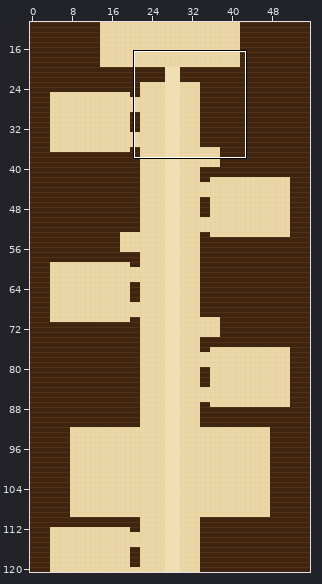
Level history. Tiled map (JSON): maps/rank8.tmj. Above: a wide view before the commit, with the close-up outlined.
Close-up. Before the commit:
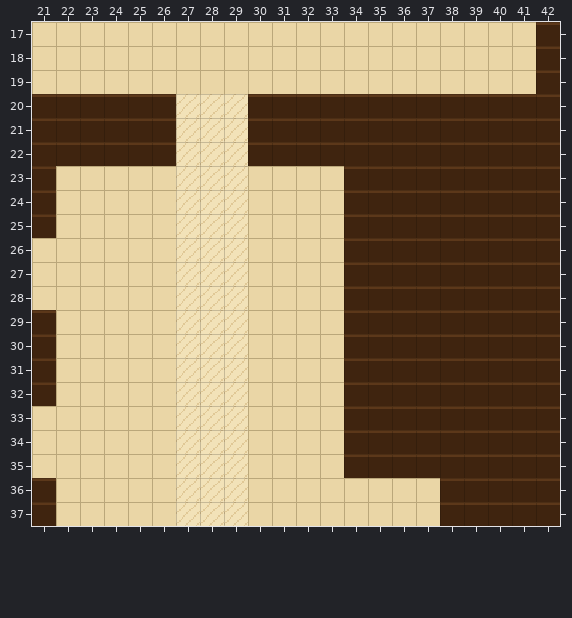
Cells are 16x16 px. Shown: x 21..42, y 17..37. The commit also changed other parts of the map, which this record leaves out. The old version is drawn lined up with the new one.
Now the later version:
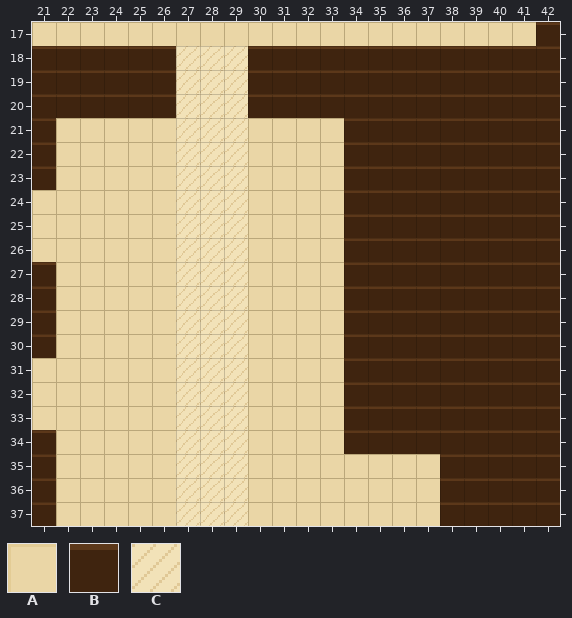
Key: from "draft": A 0, B 1, C 5.
_ is an empty cell.
Edits made:
{"change": "map size 56x275 -> 56x276 cells (old content now starts at 0,2; both pictures use the new coordinates)"}
{"where": "layer \"ground\""}
{"y":18,"x":21,"old":"AAAAAAAAAAAAAAAAAAAAA","new":"BBBBBBCCCBBBBBBBBBBBB"}
{"y":19,"x":21,"old":"AAAAAAAAAAAAAAAAAAAAA","new":"BBBBBBCCCBBBBBBBBBBBB"}
{"y":21,"x":22,"old":"BBBBB","new":"AAAAA"}
{"y":21,"x":30,"old":"BBBB","new":"AAAA"}
{"y":22,"x":22,"old":"BBBBB","new":"AAAAA"}
{"y":22,"x":30,"old":"BBBB","new":"AAAA"}
{"y":24,"x":21,"old":"B","new":"A"}
{"y":25,"x":21,"old":"B","new":"A"}
{"y":27,"x":21,"old":"A","new":"B"}
{"y":28,"x":21,"old":"A","new":"B"}
{"y":31,"x":21,"old":"B","new":"A"}
{"y":32,"x":21,"old":"B","new":"A"}
{"y":34,"x":21,"old":"A","new":"B"}
{"y":35,"x":21,"old":"A","new":"B"}
{"y":35,"x":34,"old":"BBBB","new":"AAAA"}
